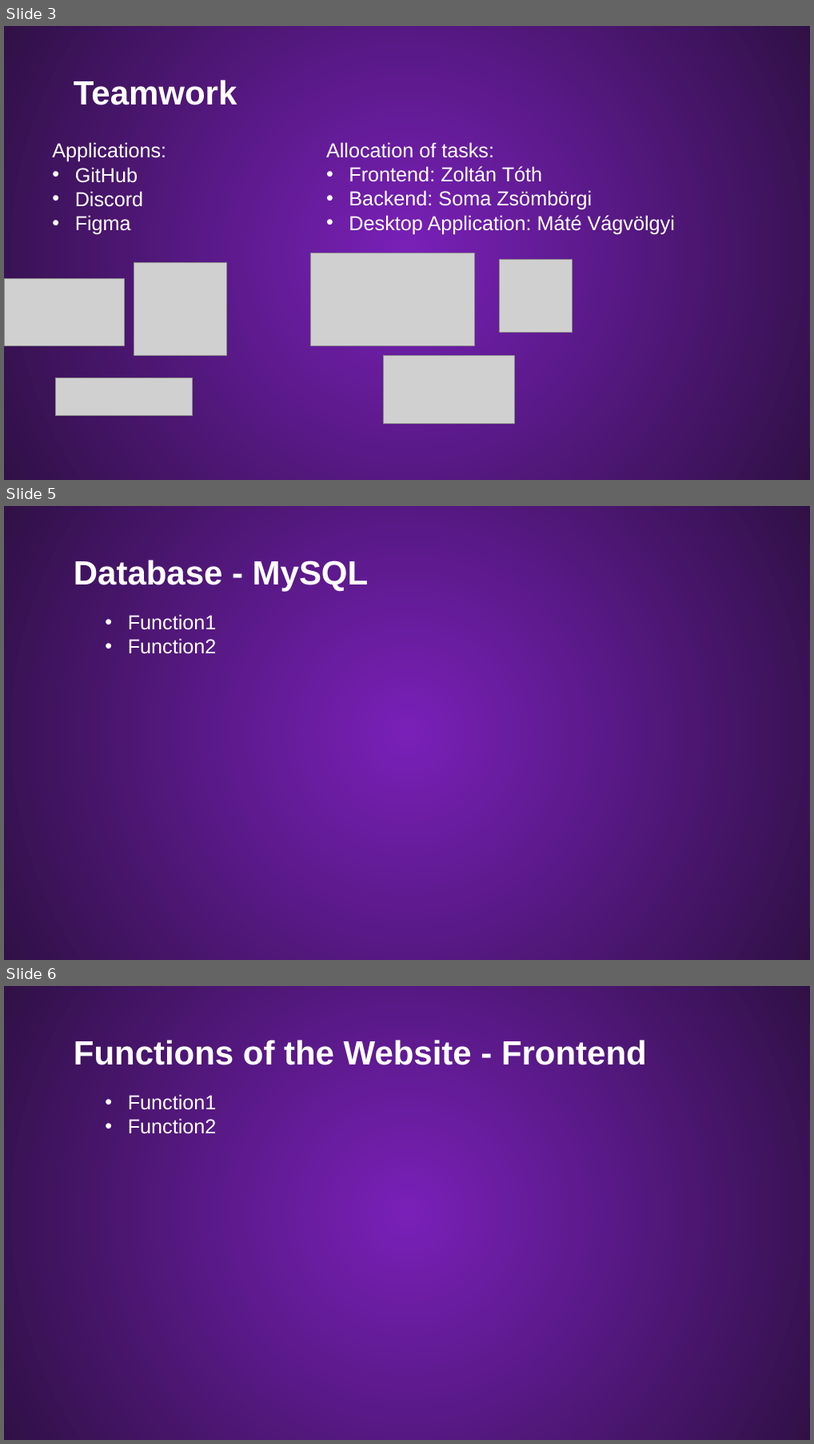
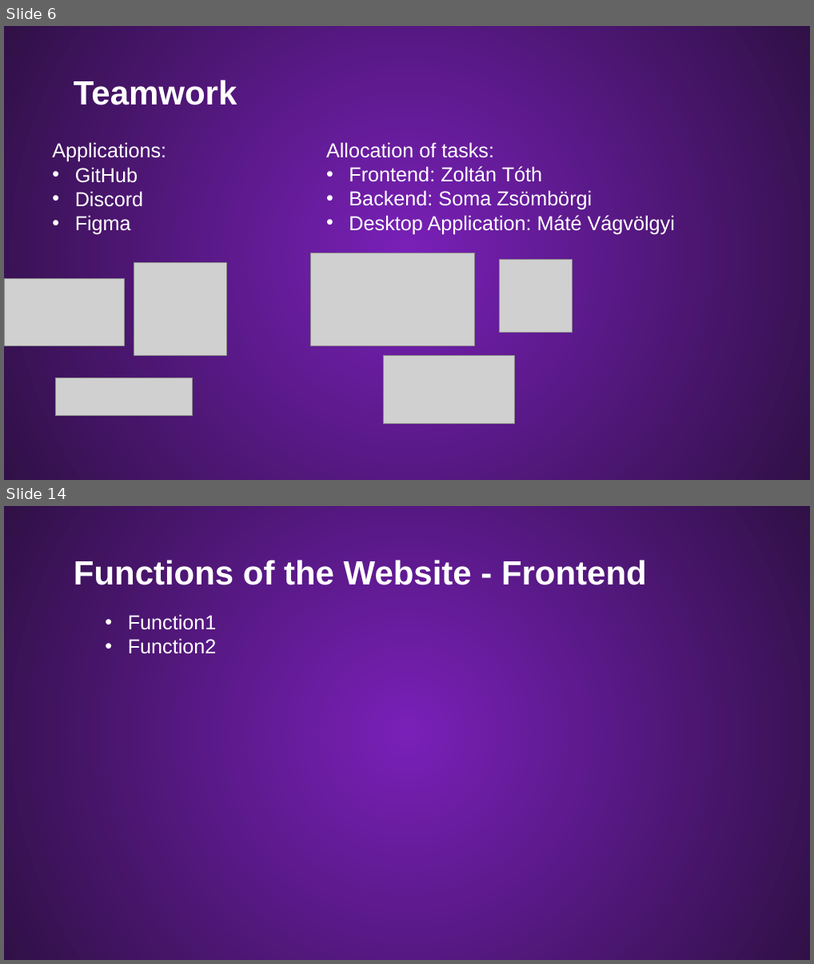
Before and after one commit to Palacsinta002/LMS, a slide deck: Presentation/LMS Presentation.pptx. Shown one above the other, each under a label of ours: slides 3, 5 and 6 before the commit, slides 6 and 14 after it; the slides between them are not shown. The pictures are 814x1444 and 814x964 pixels, drawn with LibreOffice and Linux fonts; fonts in the diff are those of the drawing; grey boxes stand for pictures; background and template pictures are left out. Boxes give left, top, right and bottom in pixels: in the first picture for what was removed or moved away, otherwise in the second. Text is boxed around its words. In the diff, an @@ line names an element or a change of style, - is before the commit and + after.

```diff
--- a/Presentation/LMS Presentation.pptx
+++ b/Presentation/LMS Presentation.pptx
@@ slide 5 removed at <box>4,506,810,960</box>, background #54167F; not listed: 1 template element that a slide beside it also shows @@
@@ text removed at <box>74,560,369,592</box> @@
-Database - MySQL
@@ text removed at <box>128,614,217,654</box> @@
-• Function1
-• Function2
@@ what was slide 3 is now slide 6 @@
@@ what was slide 6 is now slide 14 @@
```
Also in this commit, not shown: 2 slides changed, 9 slides added, 1 other file.
